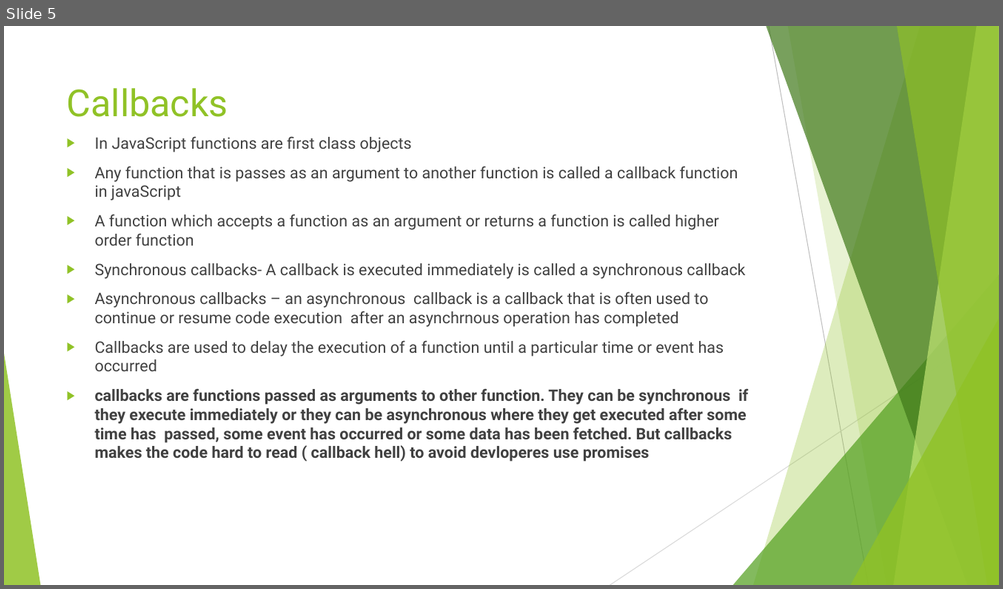
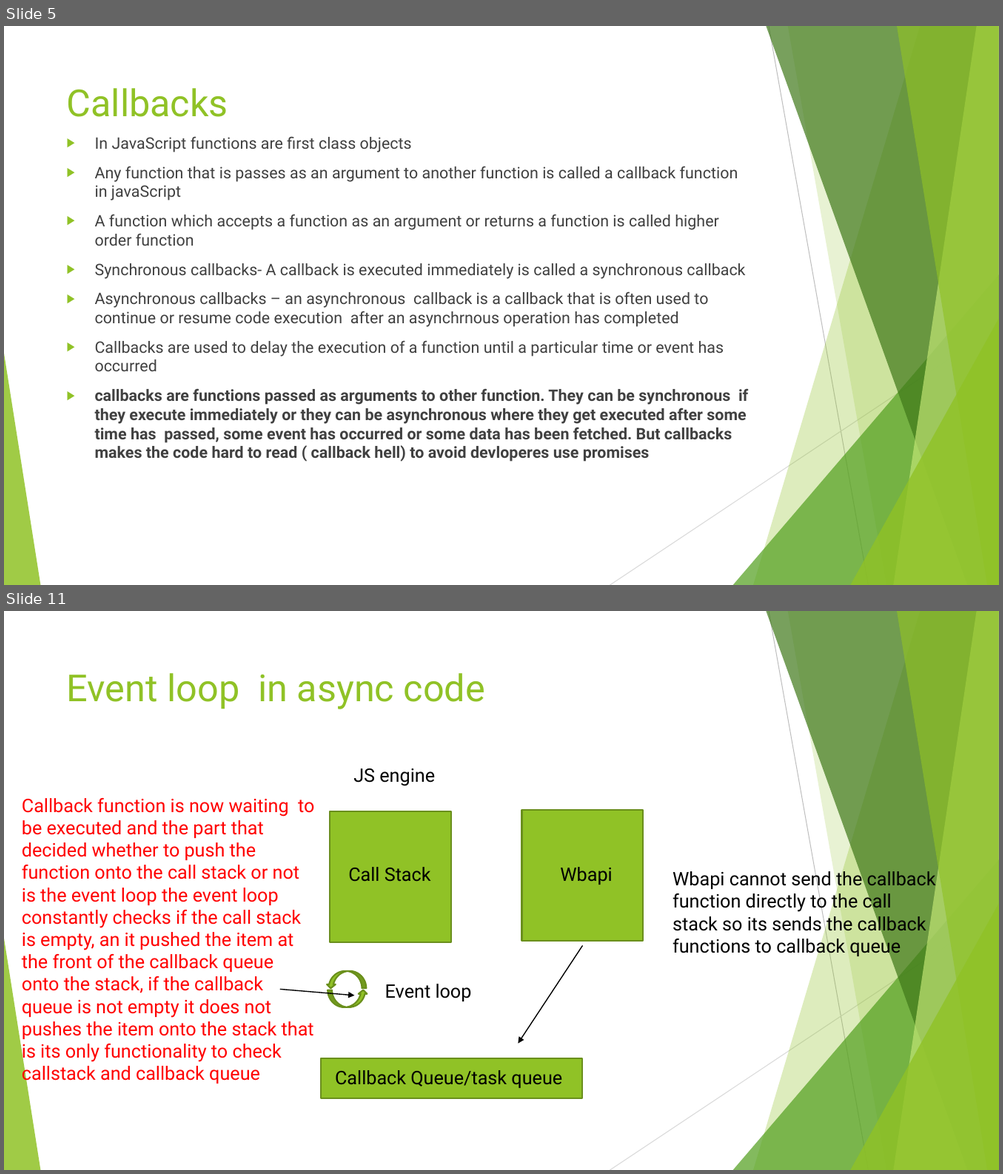
Before and after one commit to divyaparyani67/JavaScript_BAsics, a slide deck: Async JS/Asynchronous JS.pptx. Shown one above the other, each under a label of ours: slide 5 before the commit, slides 5 and 11 after it; the slides between them are not shown. The pictures are 1003x589 and 1003x1174 pixels, drawn with LibreOffice and Linux fonts; fonts in the diff are those of the drawing. Boxes give left, top, right and bottom in pixels: in the first picture for what was removed or moved away, otherwise in the second. Text is boxed around its words. In the diff, an @@ line names an element or a change of style, - is before the commit and + after.

```diff
--- a/Async JS/Asynchronous JS.pptx
+++ b/Async JS/Asynchronous JS.pptx
@@ slide 11 added at box(4, 611, 999, 1170), background #FFFFFF; not listed: 10 template elements that a slide beside it also shows @@
@@ title added at box(67, 673, 485, 709), 36 pt, text #90C226 @@
+Event loop in async code
@@ text added at box(353, 769, 435, 786), 18 pt, text #000000 @@
+JS engine
@@ text added at box(22, 798, 314, 1085), 18 pt, text #FF0000 @@
+Callback function is now waiting to be executed and the part that decided whether to push the function onto the call stack or not is the event loop the event loop constantly checks if the call stack is empty, an it pushed the item at the front of the callback queue onto the stack, if the callback queue is not empty it does not pushes the item onto the stack that is its only functionality to check callstack and callback queue
@@ rectangle added at box(522, 810, 643, 942), fill #90C226, outline #6B901C 1.5 pt @@
@@ rectangle added at box(330, 812, 451, 943), fill #90C226, outline #6B901C 1.5 pt @@
@@ text added at box(348, 867, 431, 882), 18 pt, text #000000 @@
+Call Stack
@@ text added at box(560, 867, 612, 885), 18 pt, text #000000 @@
+Wbapi
@@ text added at box(672, 869, 936, 957), 18 pt, text #000000 @@
+Wbapi cannot send the callback function directly to the call stack so its sends the callback functions to callback queue
@@ arrow added from (582, 946) to (518, 1044), #000000 1 pt @@
@@ curved up arrow added at box(327, 971, 366, 988), fill #90C226, outline #6B901C 1.5 pt @@
@@ text added at box(385, 984, 472, 1002), 18 pt, text #000000 @@
+Event loop
@@ arrow added from (280, 989) to (355, 996), #000000 1 pt @@
@@ curved up arrow added at box(328, 991, 367, 1008), fill #90C226, outline #6B901C 1.5 pt @@
@@ rectangle added at box(321, 1059, 582, 1098), fill #90C226, outline #6B901C 1.5 pt @@
@@ text added at box(335, 1071, 562, 1088), 18 pt, text #000000 @@
+Callback Queue/task queue
```
Also in this commit, not shown: 1 slide changed, 5 other slides added, 2 slides removed, 2 other files.
